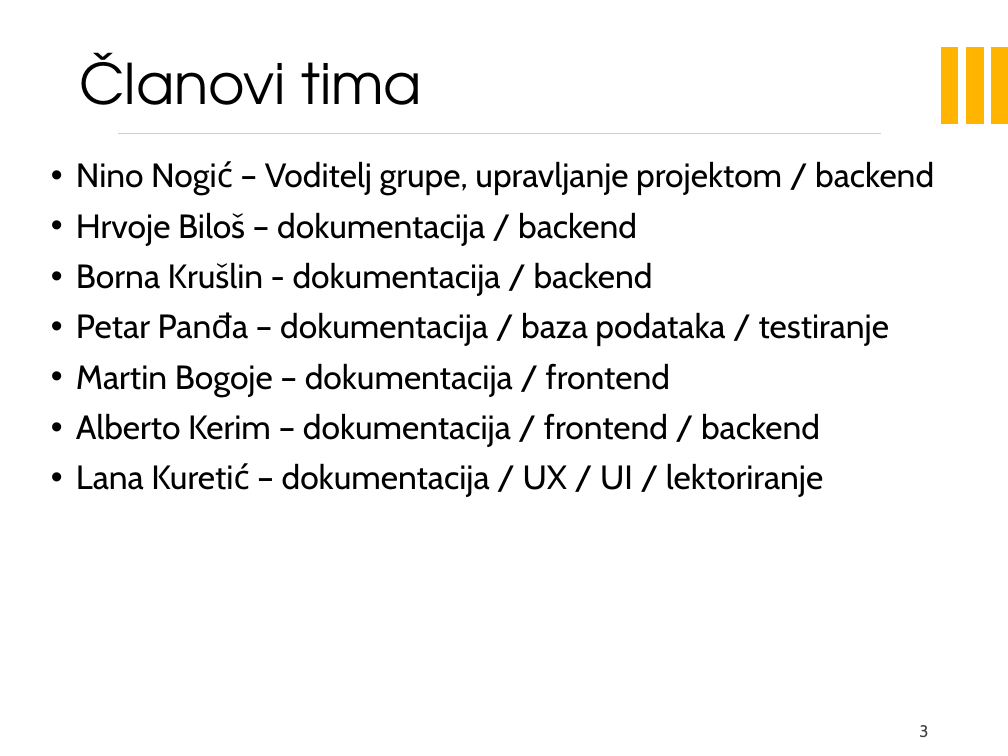
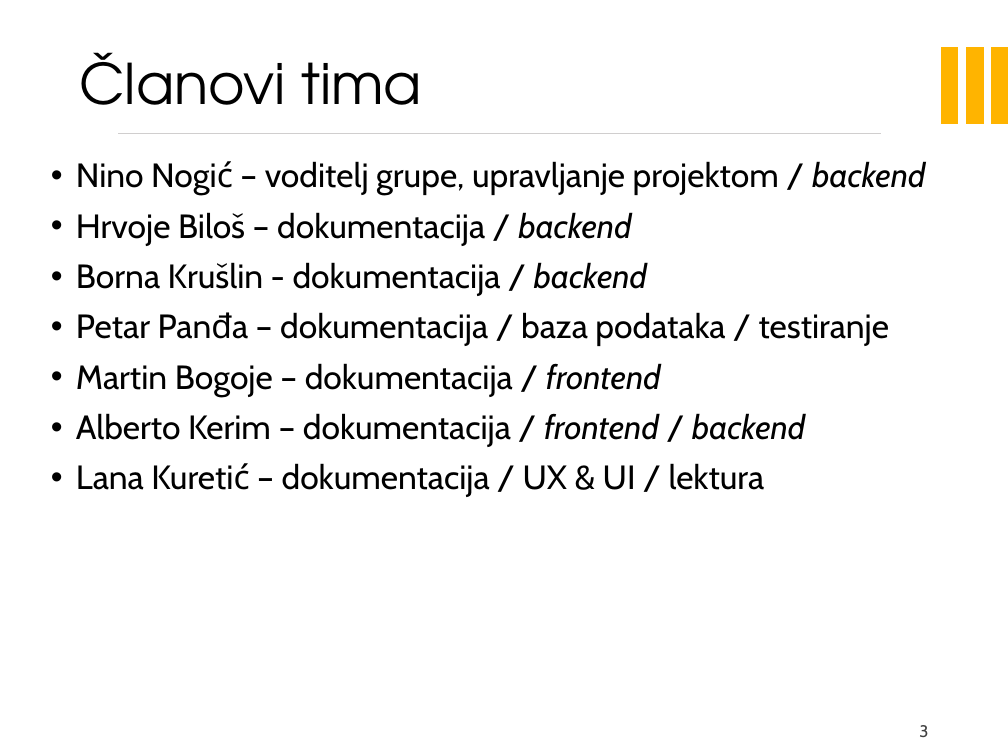
Before and after one commit to nogicn/BalkanLingo, a slide deck: slide 3 of Dokumentacija/PrezentacijaProjekata.pptx. Drawn at 1008x756 pixels with LibreOffice and Linux fonts; fonts in the diff are those of the drawing; background and template pictures are left out. Boxes give left, top, right and bottom in pixels: in the first picture for what was removed or moved away, otherwise in the second. Text is boxed around its words. In the diff, an @@ line names an element or a change of style, - is before the commit and + after.

Commit message:
Ažuriranje prezentacije i radnih sati.
Lektura prezentacije za predaju i dodavanje radnih sati u skladu s voditeljevim naputcima.

```diff
--- a/Dokumentacija/PrezentacijaProjekata.pptx
+++ b/Dokumentacija/PrezentacijaProjekata.pptx
@@ text at (76, 161, 925, 196): text changed @@
-• Nino Nogić – Voditelj grupe, upravljanje projektom / backend
+• Nino Nogić – voditelj grupe, upravljanje projektom / backend
@@ text at (76, 212, 805, 447): italic on in "backend", "backend", "frontend", "frontend backend" @@
@@ text at (76, 463, 765, 497): text changed @@
-• Lana Kuretić – dokumentacija / UX / UI / lektoriranje
+• Lana Kuretić – dokumentacija / UX & UI / lektura
```
Also in this commit, not shown: 8 other slides changed, 1 slide removed, 1 other file.
